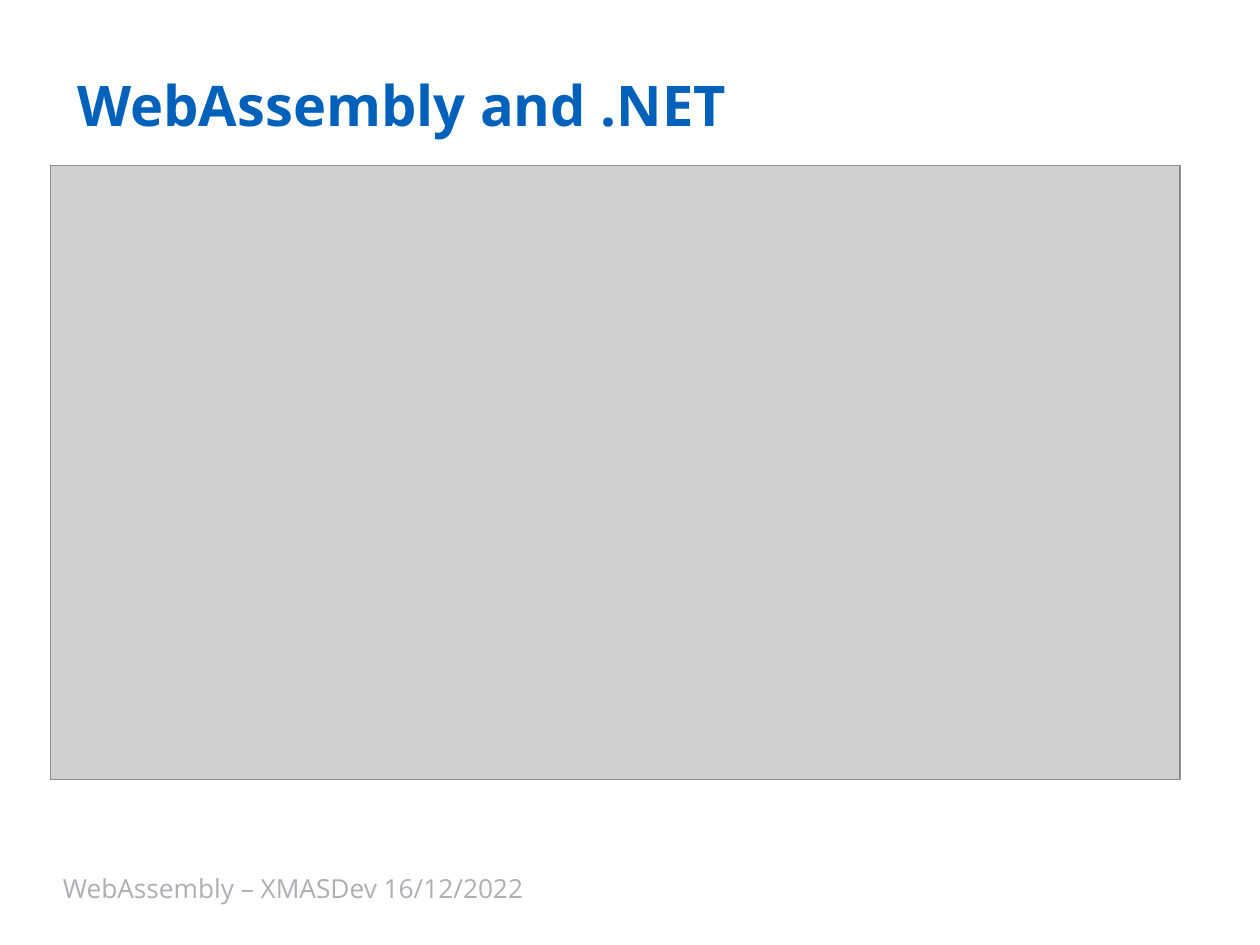
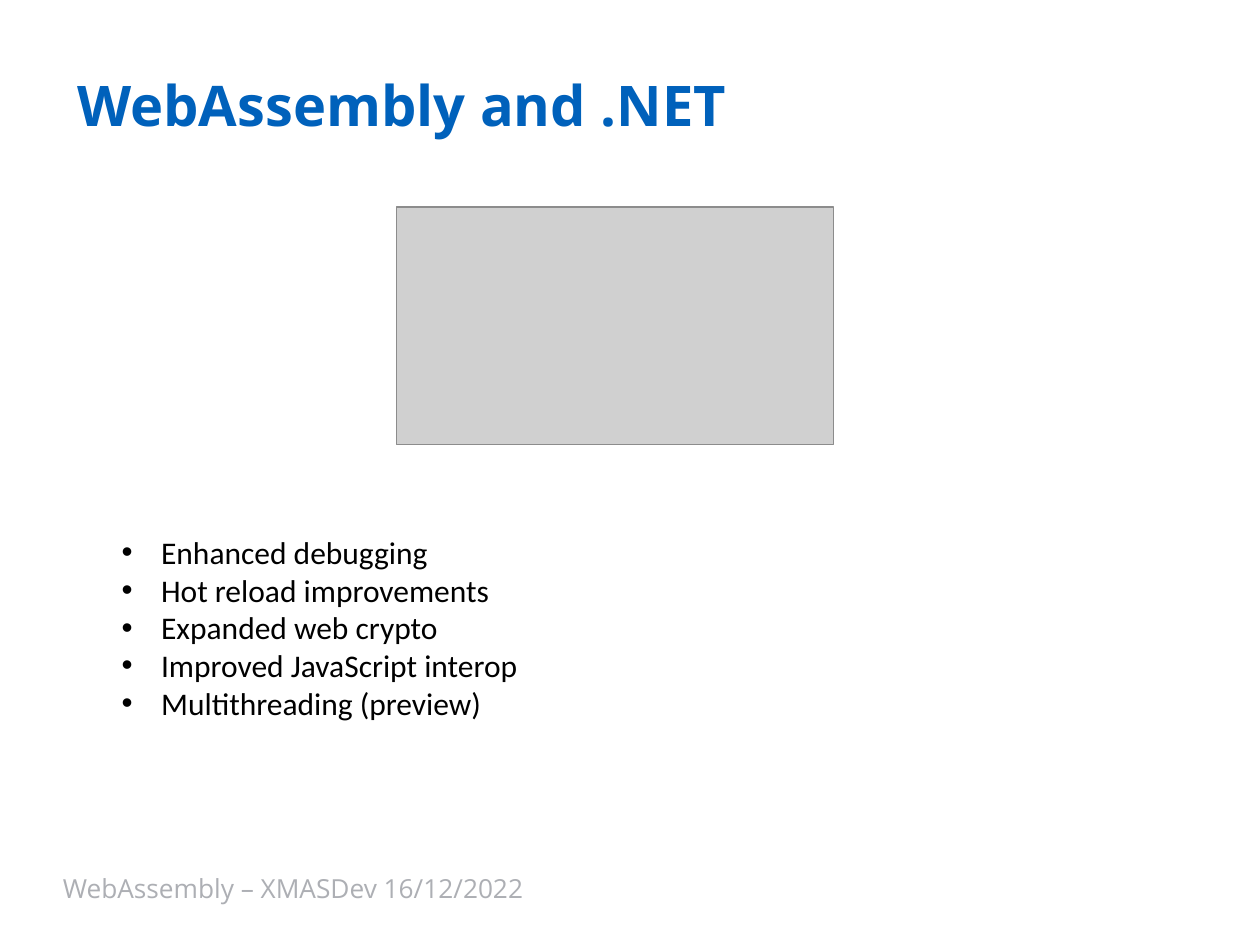
Before and after one commit to Ace68/slide, a slide deck: slide 13 of 2022/XMasDev/WebAssembly.pptx (slide 9 before the commit). Drawn at 1260x945 pixels with LibreOffice and Linux fonts; fonts in the diff are those of the drawing; grey boxes stand for pictures; background and template pictures are left out. Boxes give left, top, right and bottom in pixels: in the first picture for what was removed or moved away, otherwise in the second. Text is boxed around its words. In the diff, an @@ line names an element or a change of style, - is before the commit and + after.

```diff
--- a/2022/XMasDev/WebAssembly.pptx
+++ b/2022/XMasDev/WebAssembly.pptx
@@ picture removed at <box>50,165,1181,779</box> @@
@@ picture added at <box>397,207,834,444</box> @@
@@ text added at <box>161,542,517,721</box>, 18 pt, text #000000 @@
+• Enhanced debugging
+• Hot reload improvements
+• Expanded web crypto
+• Improved JavaScript interop
+• Multithreading (preview)
```
Also in this commit, not shown: 5 other slides changed, 9 slides added, 3 slides removed, 1 other file.
